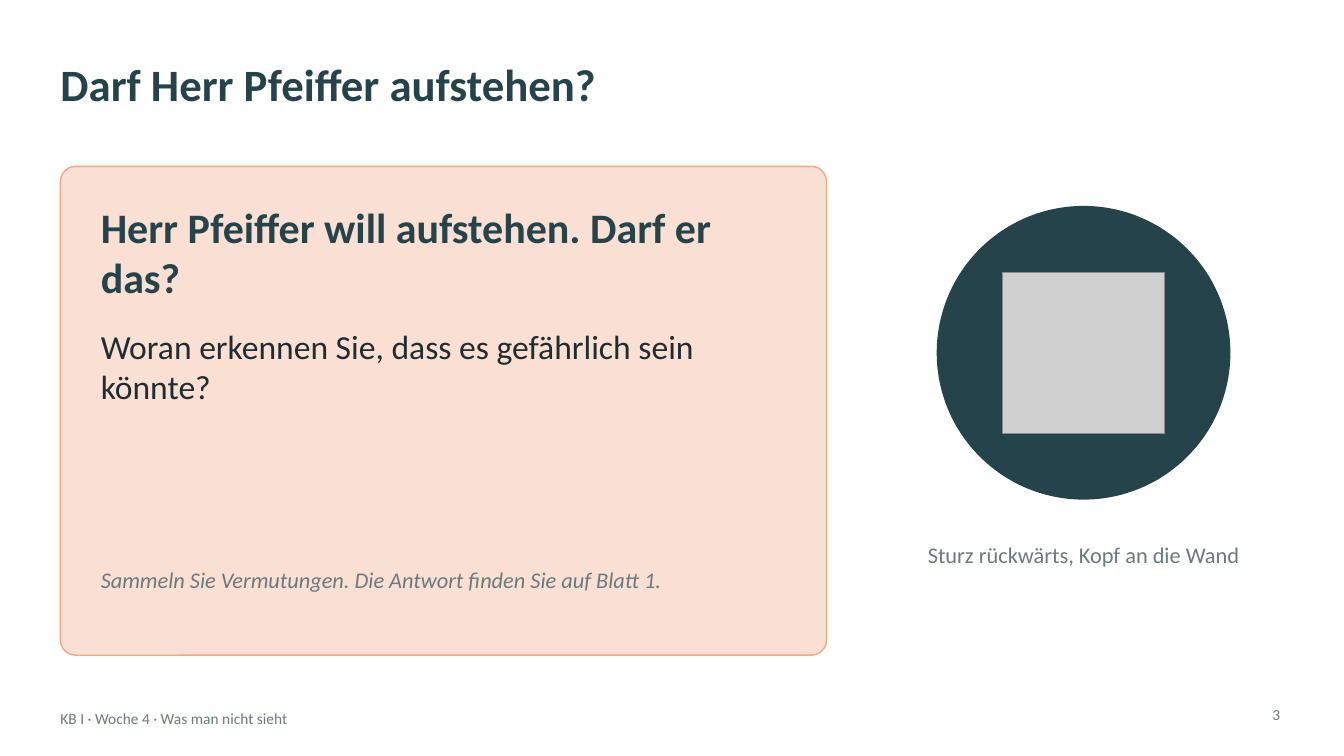
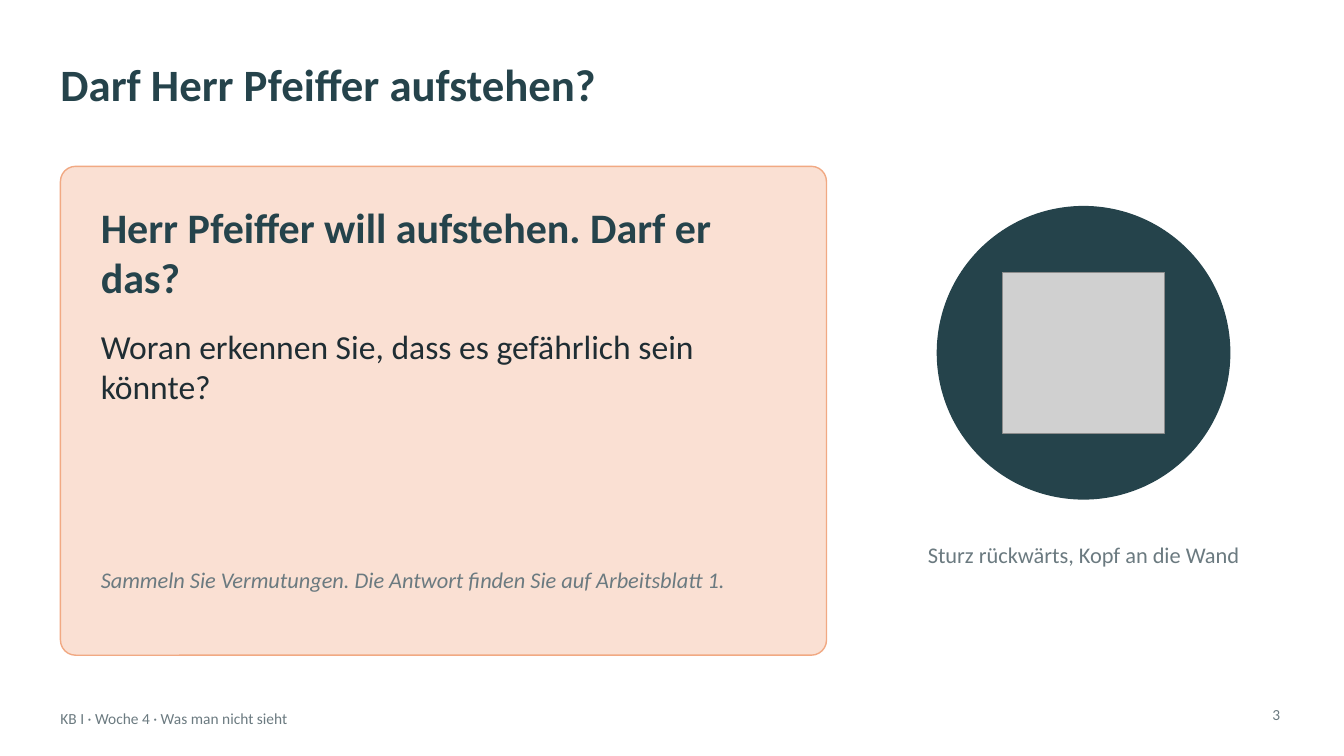
Before and after one commit to klawittersven-arch/3BFP2-kb1-notfall, a slide deck: slide 3 of arbeitsblatt/KB1_W4_Praesentation_1_Einstieg_Wirbelsaeule.pptx. Drawn at 1344x756 pixels with LibreOffice and Linux fonts; fonts in the diff are those of the drawing; grey boxes stand for pictures; background and template pictures are left out. Boxes give left, top, right and bottom in pixels: in the first picture for what was removed or moved away, otherwise in the second. Text is boxed around its words. In the diff, an @@ line names an element or a change of style, - is before the commit and + after.

```diff
--- a/arbeitsblatt/KB1_W4_Praesentation_1_Einstieg_Wirbelsaeule.pptx
+++ b/arbeitsblatt/KB1_W4_Praesentation_1_Einstieg_Wirbelsaeule.pptx
@@ text at [101, 572, 725, 592]: text changed @@
-Sammeln Sie Vermutungen. Die Antwort finden Sie auf Blatt 1.
+Sammeln Sie Vermutungen. Die Antwort finden Sie auf Arbeitsblatt 1.
```
Also in this commit, not shown: 4 other slides changed, 3 other files.
